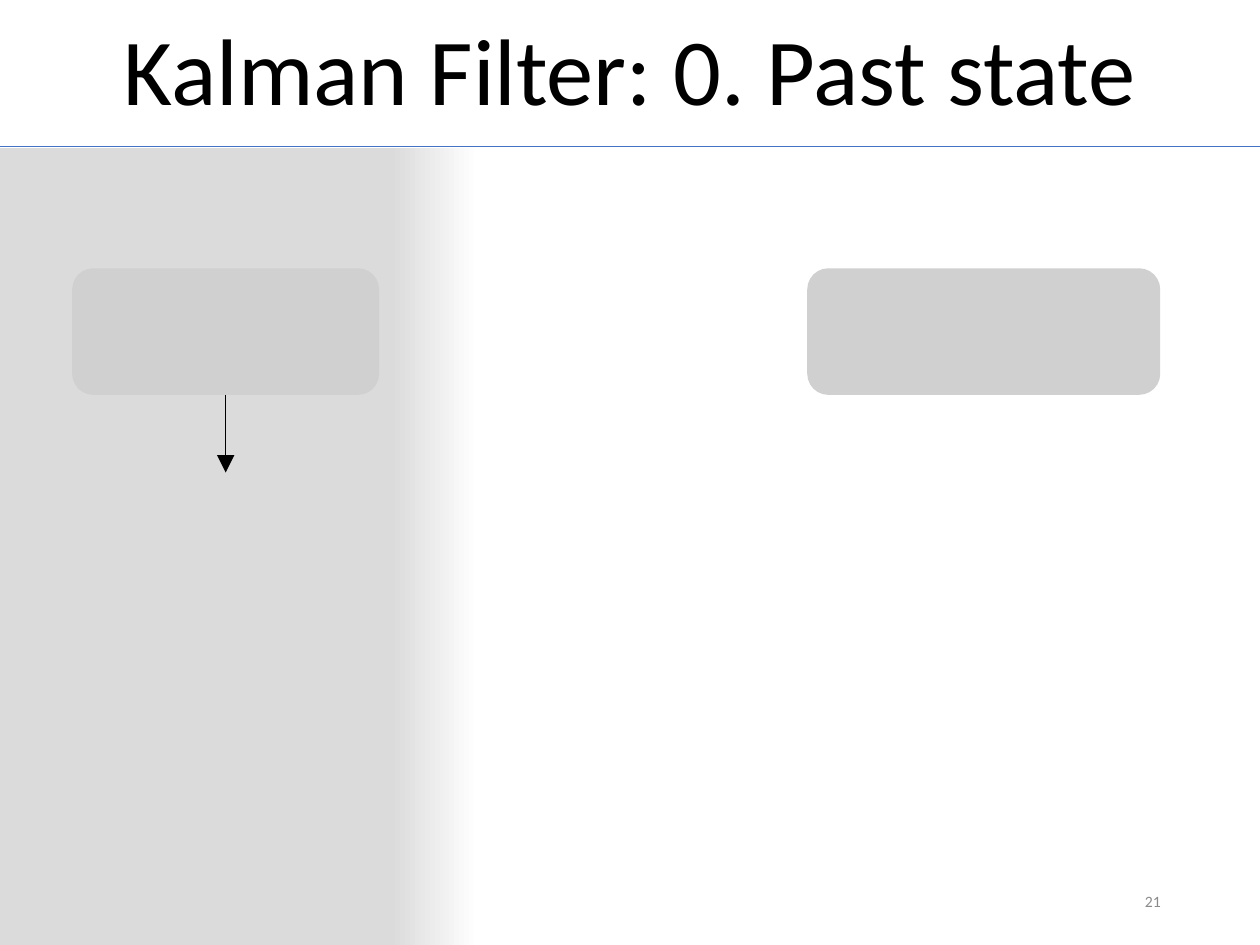
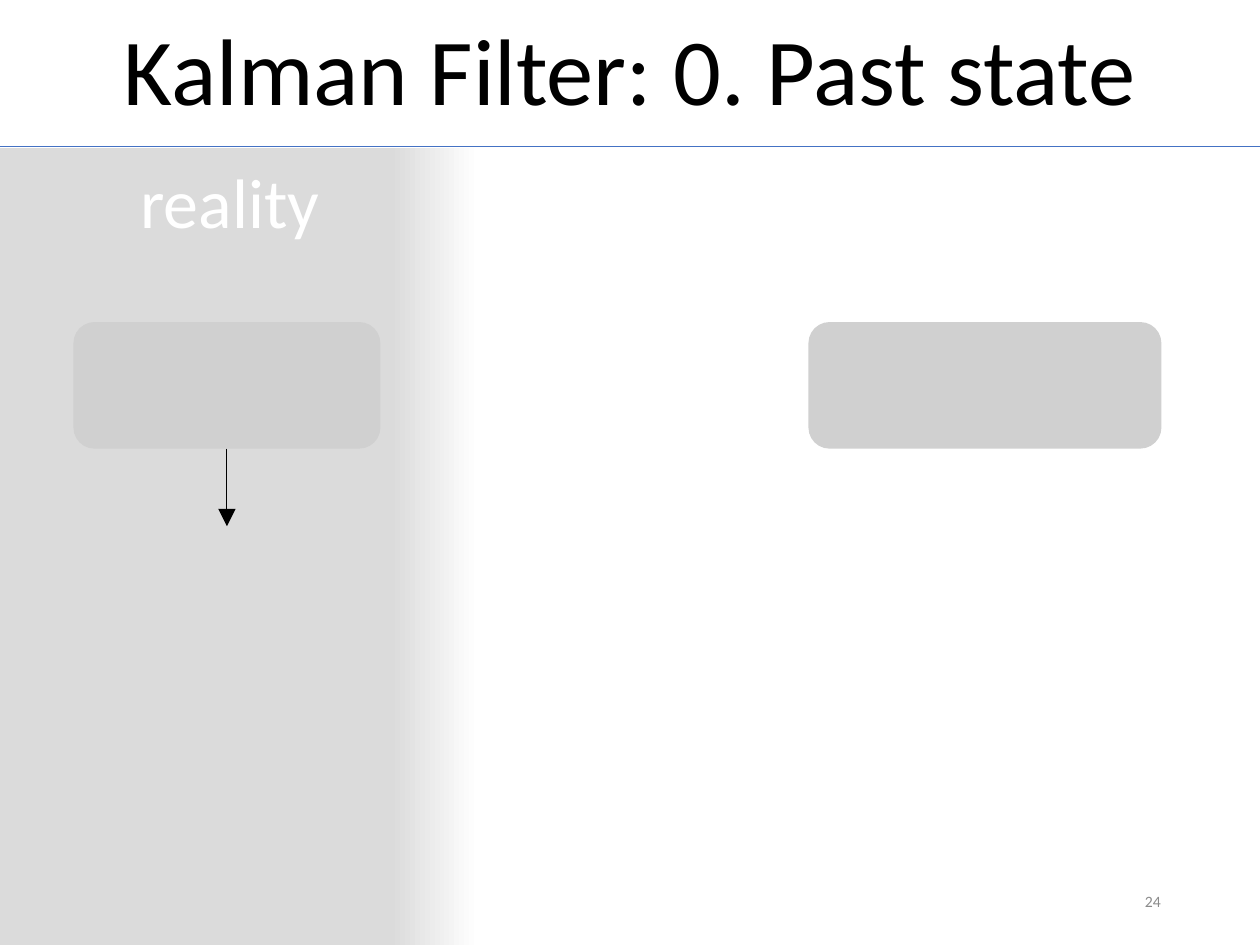
Before and after one commit to MichiHo/flocking, a slide deck: slide 24 of vortrag/ba_seminar_presentation.pptx (slide 21 before the commit). Drawn at 1260x945 pixels with LibreOffice and Linux fonts; fonts in the diff are those of the drawing; grey boxes stand for pictures. Boxes give left, top, right and bottom in pixels: in the first picture for what was removed or moved away, otherwise in the second. Text is boxed around its words. In the diff, an @@ line names an element or a change of style, - is before the commit and + after.

```diff
--- a/vortrag/ba_seminar_presentation.pptx
+++ b/vortrag/ba_seminar_presentation.pptx
@@ text added at <box>141,162,320,247</box>, 40 pt, text #FFFFFF @@
+reality
@@ 2 pictures, 1 arrow: place and size @@
-2 pictures, 1 arrow at <box>72,268,1160,472</box>
+2 pictures, 1 arrow at <box>73,323,1162,527</box>
@@ page number at <box>1145,897,1161,907</box>: text changed @@
-21
+24
```
Also in this commit, not shown: 6 other slides changed, 3 slides added, 1 other file.
